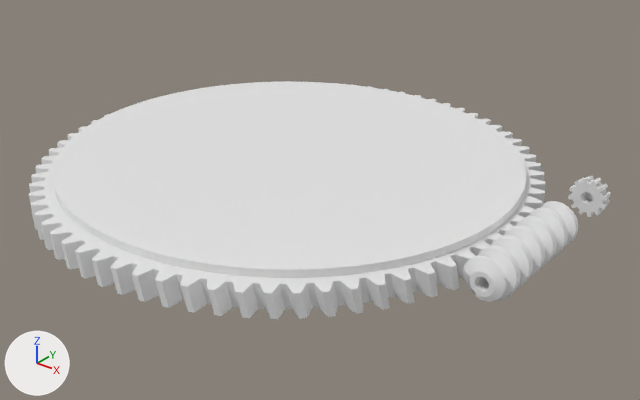
What one commit did to the Blender file gears.blend.
Both versions are drawn from a 50 mm lens placed at (0.1009, -0.0903, 0.0684), pointed at (0.0068, 0.0274, -0.0046). Every picture has the same lights, and +X, +Y and +Z are marked at lower left.

Objects in the first picture: 'Adjustment knob', 'Main Gear', 'Worm Gear'.
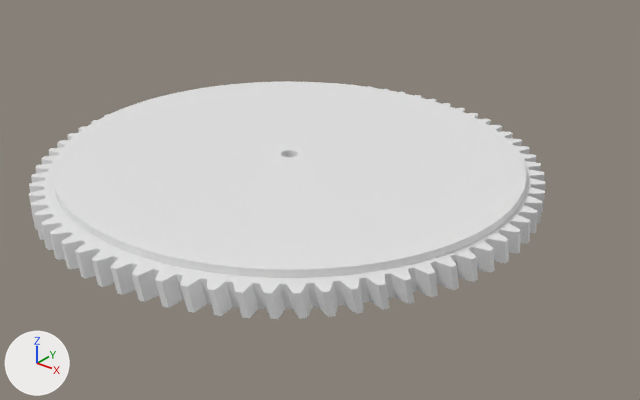
Boxes (x1, y1, x2, y2) around the edits, measured in the pictures (640 x 400 px):
```json
{"object": "Worm Gear", "change": "hidden", "before": [463, 201, 578, 301]}
{"object": "Adjustment knob", "change": "hidden", "before": [568, 176, 611, 217]}
```

The change, as JSON lines over the scene's bpy script:
```json
{"op": "add", "block": "ob_worm_gear", "code": "ob_worm_gear.hide_set(True)"}
{"op": "add", "block": "ob_adjustment_knob", "code": "ob_adjustment_knob.hide_set(True)"}
```
